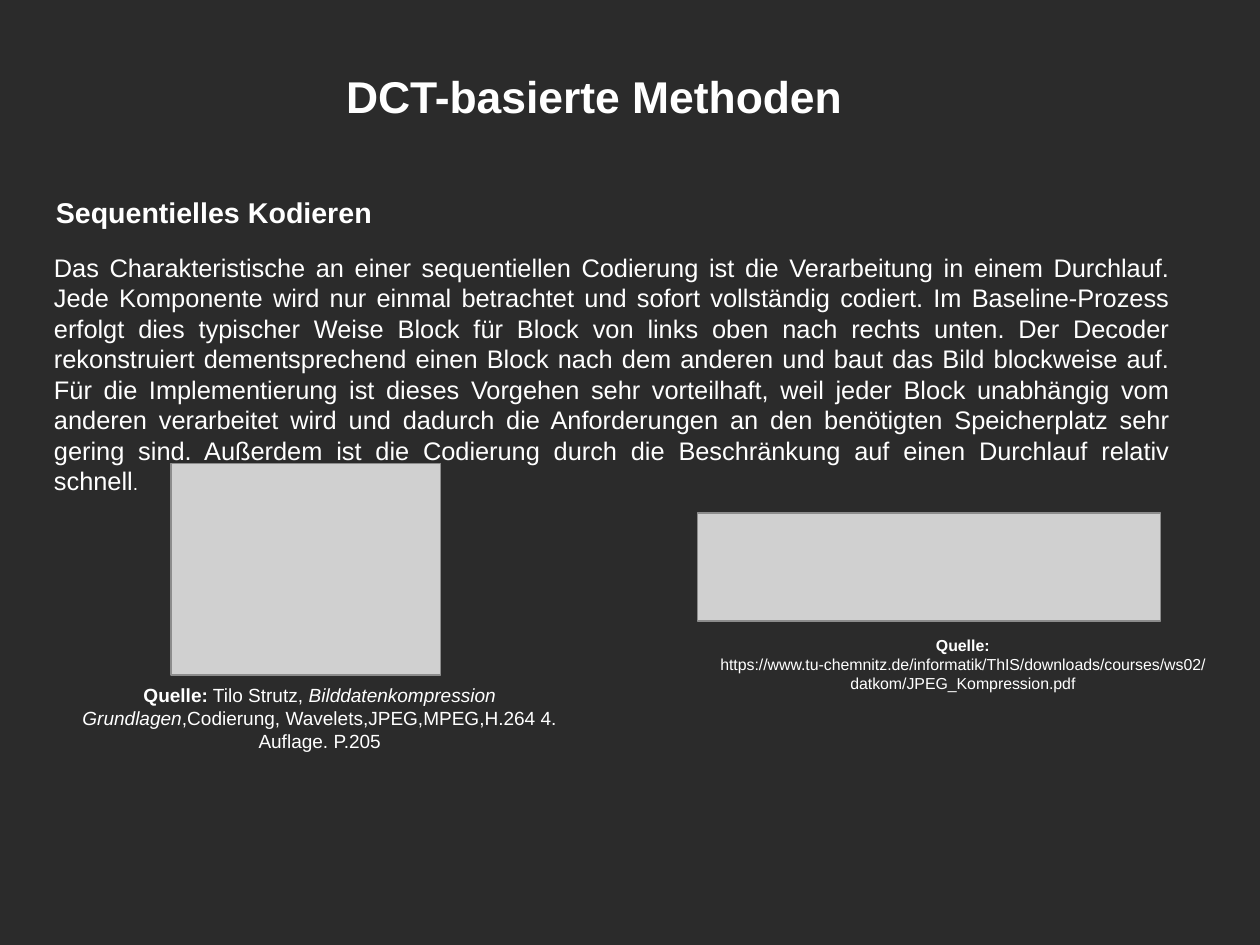
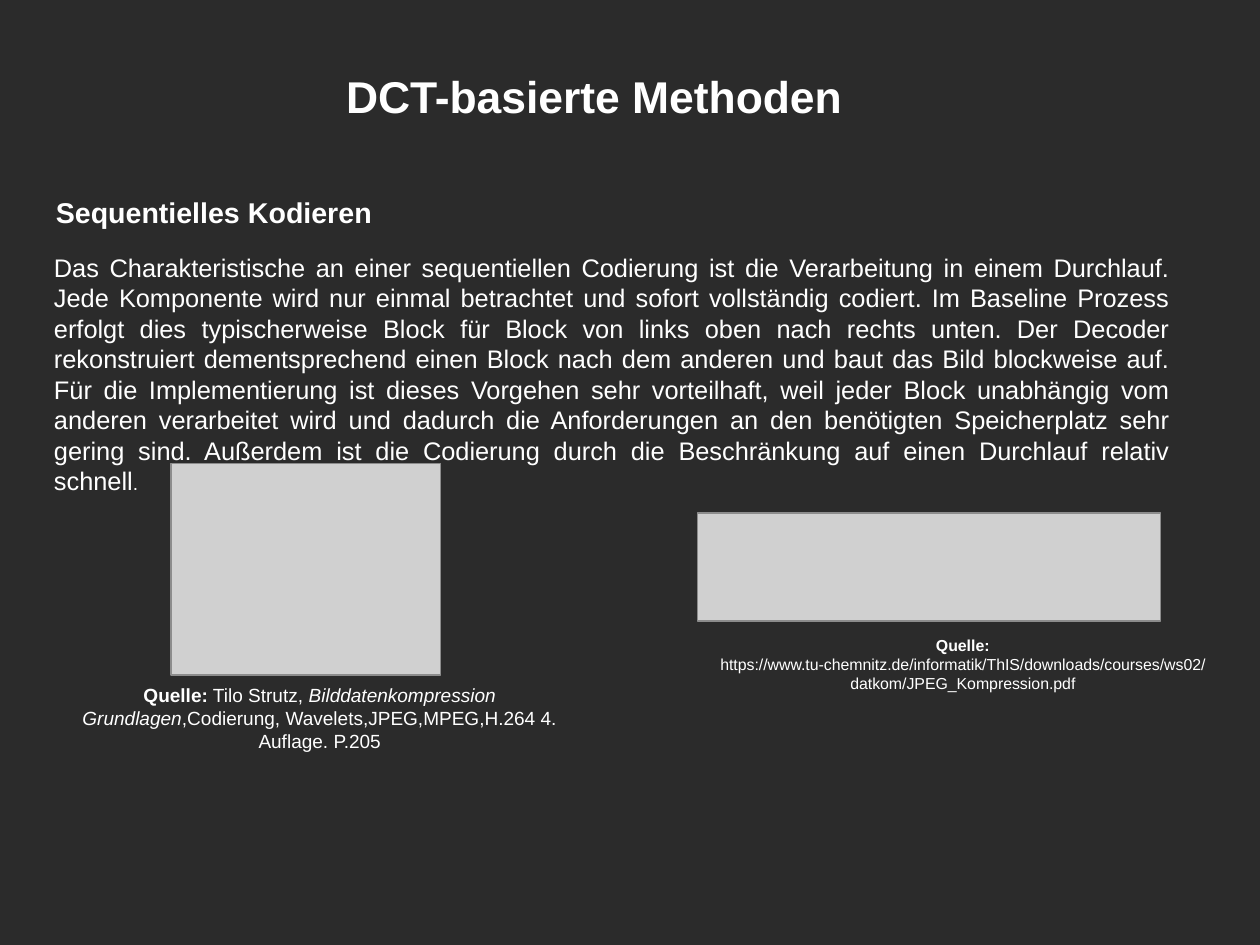
Before and after one commit to brayanGuarnizo/Datenkompresion, a slide deck: slide 23 of Daten kompresion.odp (slide 16 before the commit). Drawn at 1260x945 pixels with LibreOffice and Linux fonts; fonts in the diff are those of the drawing; grey boxes stand for pictures; background and template pictures are left out; a plain dark background stands for a picture behind light text. Boxes give left, top, right and bottom in pixels: in the first picture for what was removed or moved away, otherwise in the second. Text is boxed around its words. In the diff, an @@ line names an element or a change of style, - is before the commit and + after.

```diff
--- a/Daten kompresion.odp
+++ b/Daten kompresion.odp
@@ text at <box>54,258,1169,491</box>: text changed @@
-Das Charakteristische an einer sequentiellen Codierung ist die Verarbeitung in einem Durchlauf. Jede Komponente wird nur einmal betrachtet und sofort vollständig codiert. Im Baseline-Prozess erfolgt dies typischer Weise Block für Block von links oben nach rechts unten. Der Decoder rekonstruiert dementsprechend einen Block nach dem anderen und baut das Bild blockweise auf. Für die Implementierung ist dieses Vorgehen sehr vorteilhaft, weil jeder Block unabhängig vom anderen verarbeitet wird und dadurch die Anforderungen an den benötigten Speicherplatz sehr gering sind. Außerdem ist die Codierung durch die Beschränkung auf einen Durchlauf relativ schnell.
+Das Charakteristische an einer sequentiellen Codierung ist die Verarbeitung in einem Durchlauf. Jede Komponente wird nur einmal betrachtet und sofort vollständig codiert. Im Baseline Prozess erfolgt dies typischerweise Block für Block von links oben nach rechts unten. Der Decoder rekonstruiert dementsprechend einen Block nach dem anderen und baut das Bild blockweise auf. Für die Implementierung ist dieses Vorgehen sehr vorteilhaft, weil jeder Block unabhängig vom anderen verarbeitet wird und dadurch die Anforderungen an den benötigten Speicherplatz sehr gering sind. Außerdem ist die Codierung durch die Beschränkung auf einen Durchlauf relativ schnell.
```
Also in this commit, not shown: 14 other slides changed, 9 slides added, 1 slide removed.
